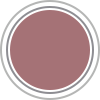
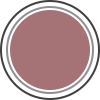
Layers edited between the first and the second 100×100 image:
painted on "Border" over <box>0,0,100,100</box>
